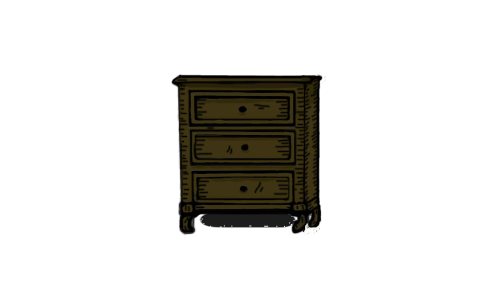
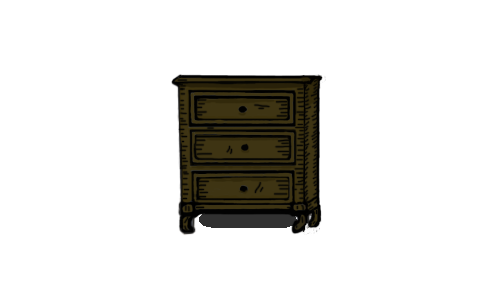
Layered file, before and after one edit (500 x 300). Changes by layer:
painted on "büyük komidin" over bbox(199, 213, 297, 228)
